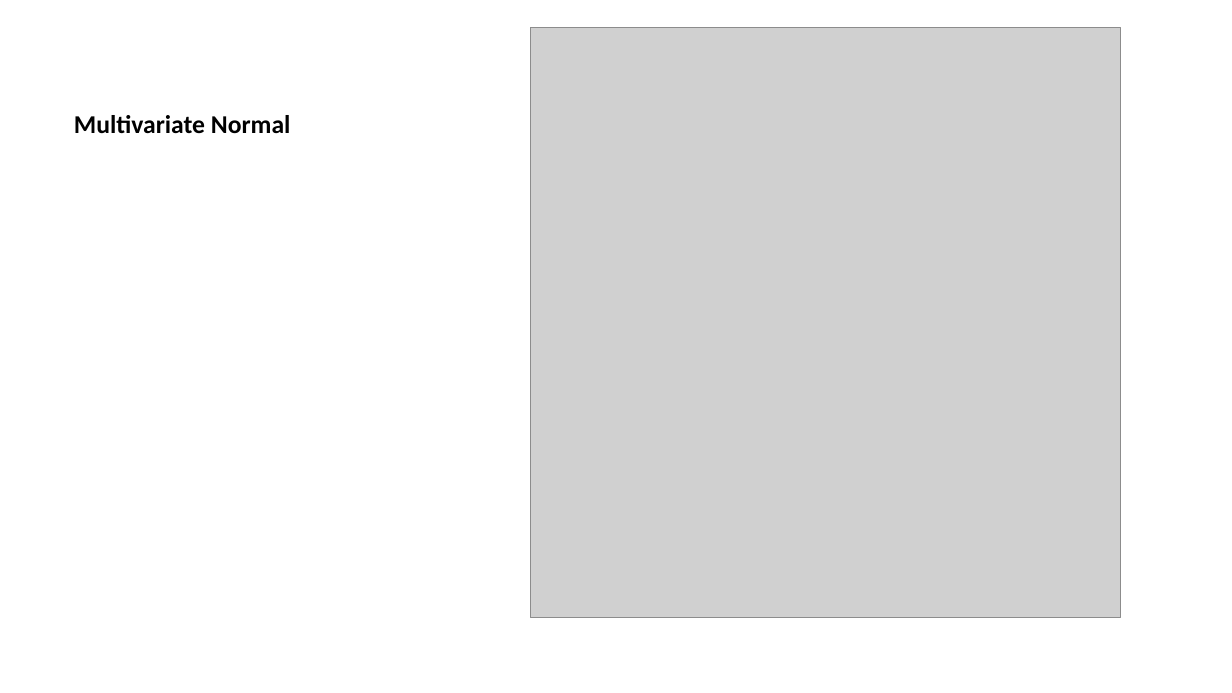
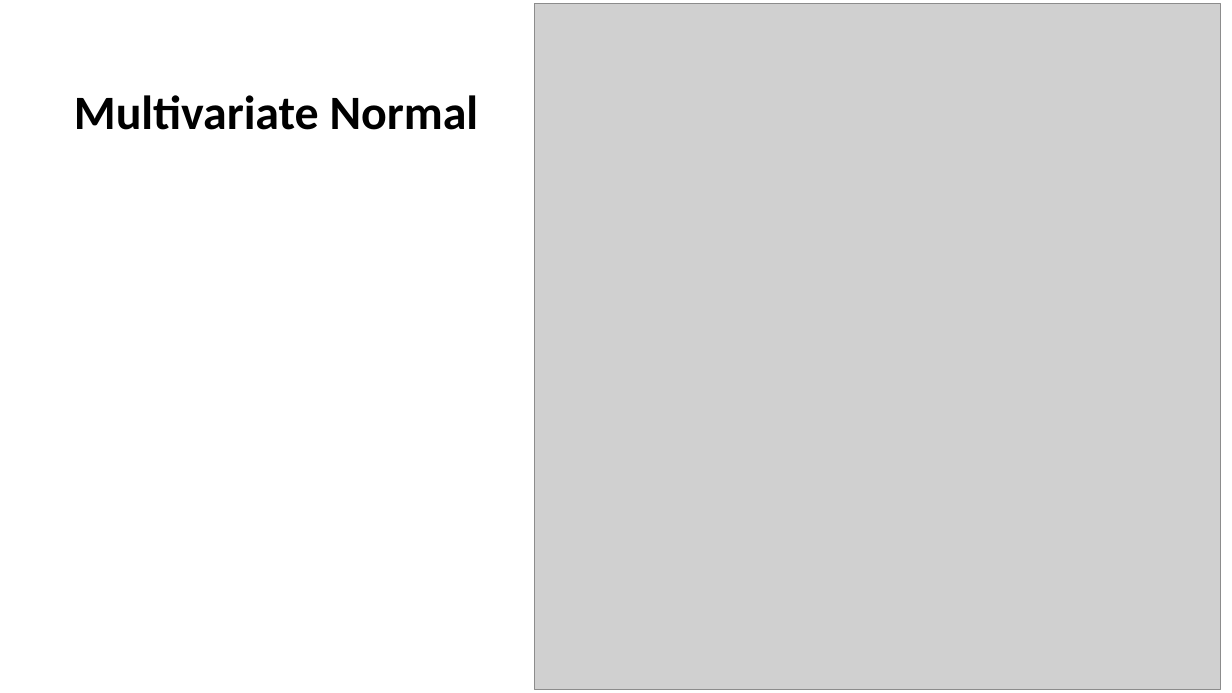
Before and after one commit to StephenElston/CSCI-E-83, a slide deck: slide 28 of LectureSlides/03a_ReviewOfProbability.pptx (slide 27 before the commit). Drawn at 1232x693 pixels with LibreOffice and Linux fonts; fonts in the diff are those of the drawing; grey boxes stand for pictures. Boxes give left, top, right and bottom in pixels: in the first picture for what was removed or moved away, otherwise in the second. Text is boxed around its words. In the diff, an @@ line names an element or a change of style, - is before the commit and + after.

```diff
--- a/LectureSlides/03a_ReviewOfProbability.pptx
+++ b/LectureSlides/03a_ReviewOfProbability.pptx
@@ title "Multivariate Normal" at [74, 95, 479, 130]: size 15 to 28 pt @@
@@ picture: place and size @@
-picture at [531, 27, 1121, 617]
+picture at [535, 4, 1221, 690]
```
Also in this commit, not shown: 22 other slides changed, 3 slides added, 2 slides removed.
